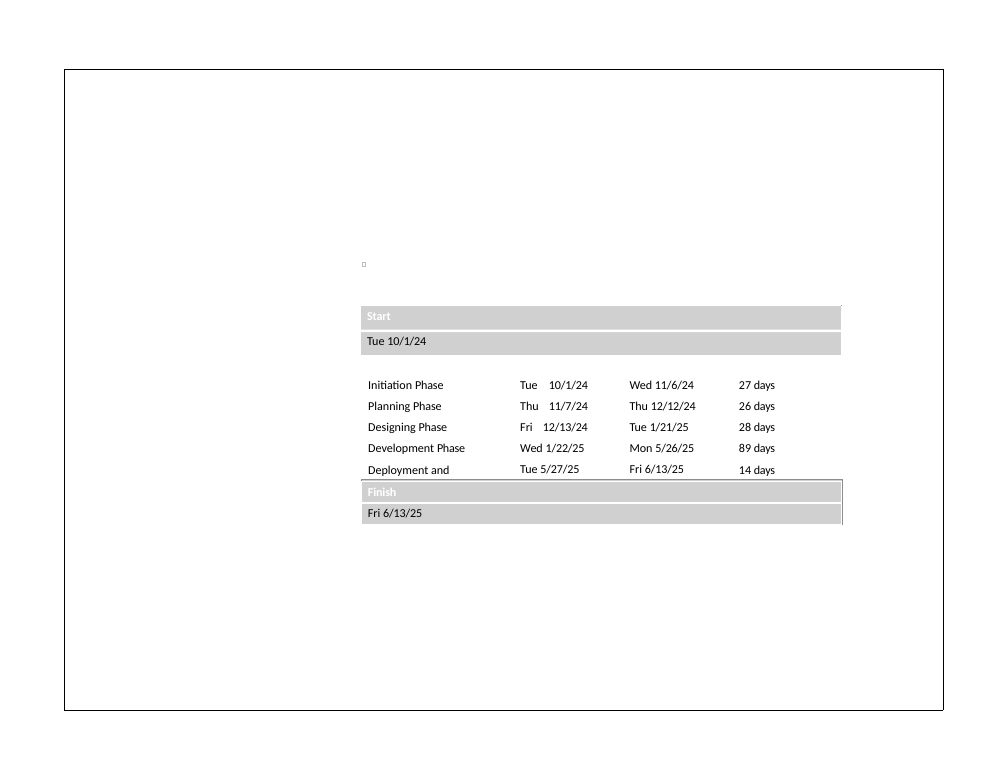
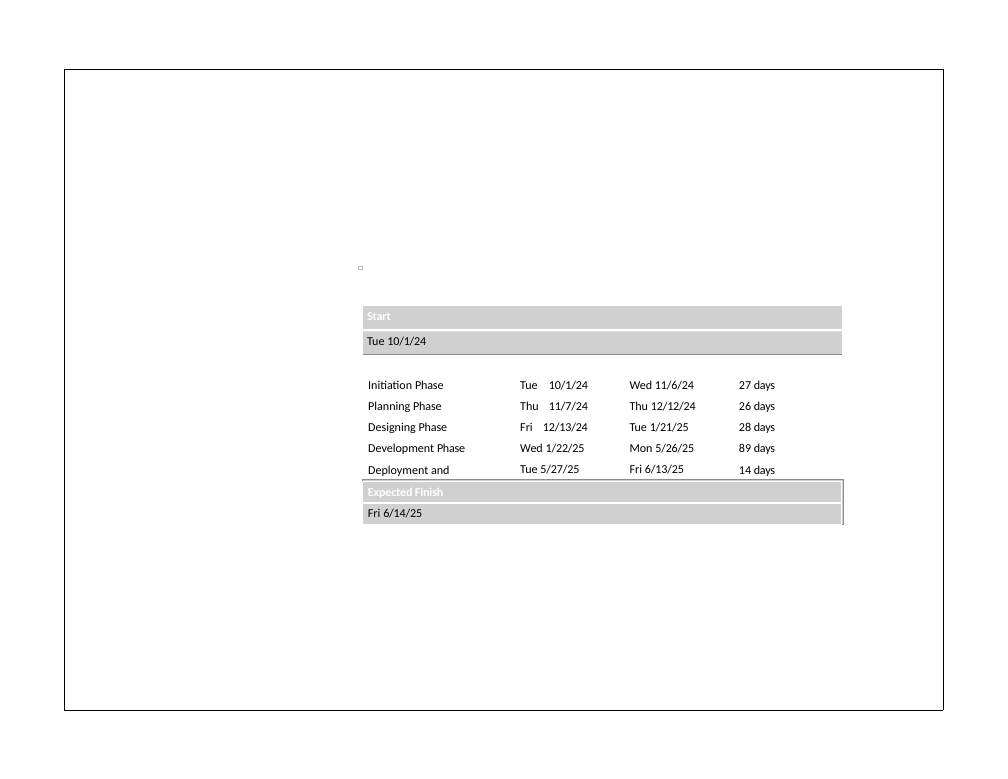
Before and after one commit to Semsary/Documentation, a slide deck: slide 1 of docs/Domain analysis, app components, project plan/project plan2.pptx. Drawn at 1008x779 pixels with LibreOffice and Linux fonts; fonts in the diff are those of the drawing; grey boxes stand for pictures; background and template pictures are left out. Boxes give left, top, right and bottom in pixels: in the first picture for what was removed or moved away, otherwise in the second. Text is boxed around its words. In the diff, an @@ line names an element or a change of style, - is before the commit and + after.

Commit message:
PP table edited

```diff
--- a/docs/Domain analysis, app components, project plan/project plan2.pptx
+++ b/docs/Domain analysis, app components, project plan/project plan2.pptx
@@ freeform shape: place and size @@
-freeform shape at box(362, 263, 365, 267)
+freeform shape at box(359, 267, 363, 269)
@@ outline redrawn in 3 elements at box(362, 481, 842, 525), box(362, 329, 843, 332), box(362, 304, 843, 356) @@
@@ text at box(368, 488, 444, 518): text changed; text colour #000000 to #FFFFFF; bold on @@
-Finish
-Fri 6/13/25
+Expected Finish
+Fri 6/14/25
```
